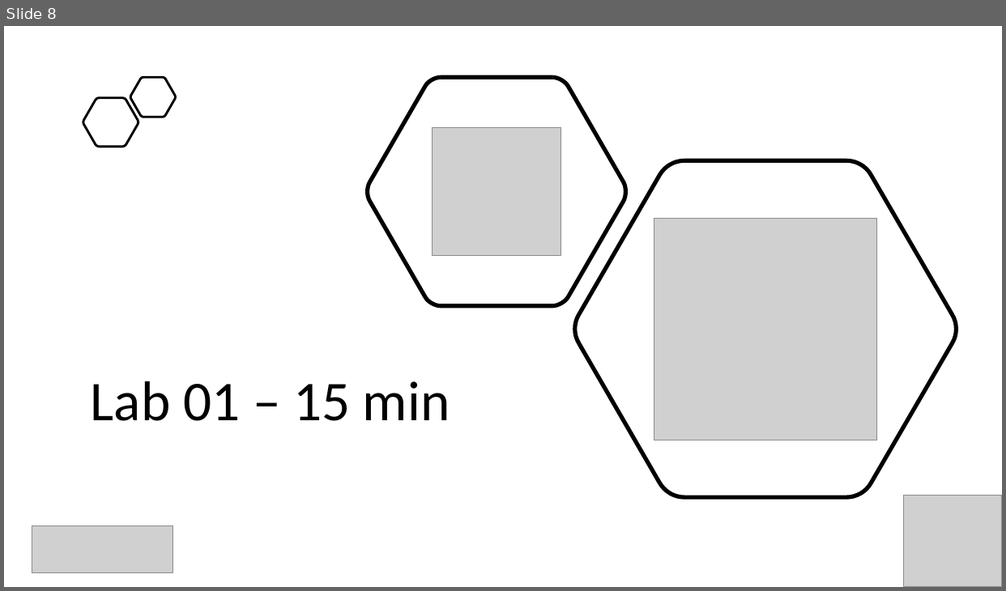
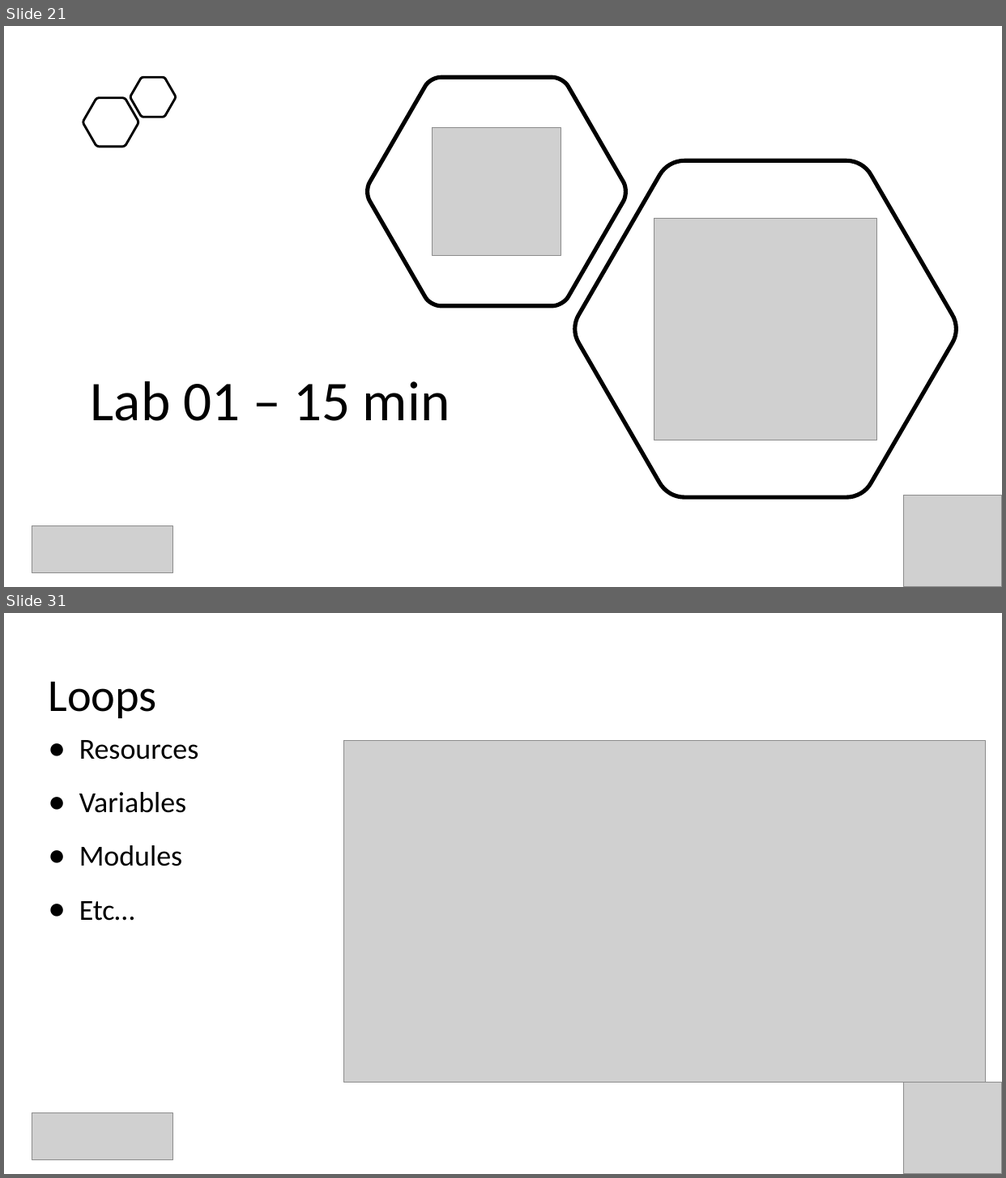
Before and after one commit to evgenyb/aks-workshops, a slide deck: 03-immutable-aks-infrastructure-with-bicep/slides/Immutable AKS Infrastructure with Bicep.pptx. Shown one above the other, each under a label of ours: slide 8 before the commit, slides 21 and 31 after it; the slides between them are not shown. The pictures are 1006x591 and 1006x1178 pixels, drawn with LibreOffice and Linux fonts; fonts in the diff are those of the drawing; grey boxes stand for pictures. Boxes give left, top, right and bottom in pixels: in the first picture for what was removed or moved away, otherwise in the second. Text is boxed around its words. In the diff, an @@ line names an element or a change of style, - is before the commit and + after.

```diff
--- a/03-immutable-aks-infrastructure-with-bicep/slides/Immutable AKS Infrastructure with Bicep.pptx
+++ b/03-immutable-aks-infrastructure-with-bicep/slides/Immutable AKS Infrastructure with Bicep.pptx
@@ slide 31 added at <box>4,613,1002,1174</box>, background #FFFFFF @@
@@ title added at <box>48,681,157,718</box>, 44 pt, text #000000 @@
+Loops
@@ text added at <box>79,740,199,921</box>, 28 pt, text #000000 @@
+● Resources
+● Variables
+● Modules
+● Etc…
@@ picture added at <box>344,740,986,1082</box> @@
@@ picture added at <box>904,1082,1002,1174</box> @@
@@ picture added at <box>32,1114,173,1161</box> @@
@@ what was slide 8 is now slide 21 @@
```
Also in this commit, not shown: 29 other slides added, 4 other files.
